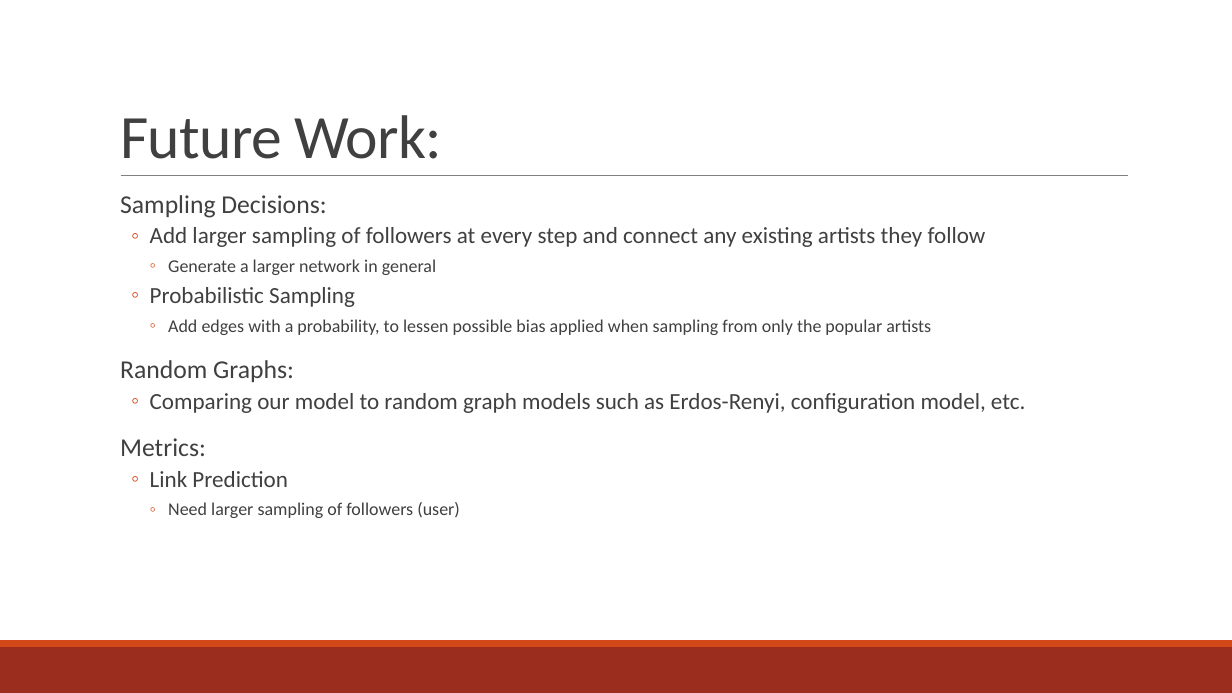
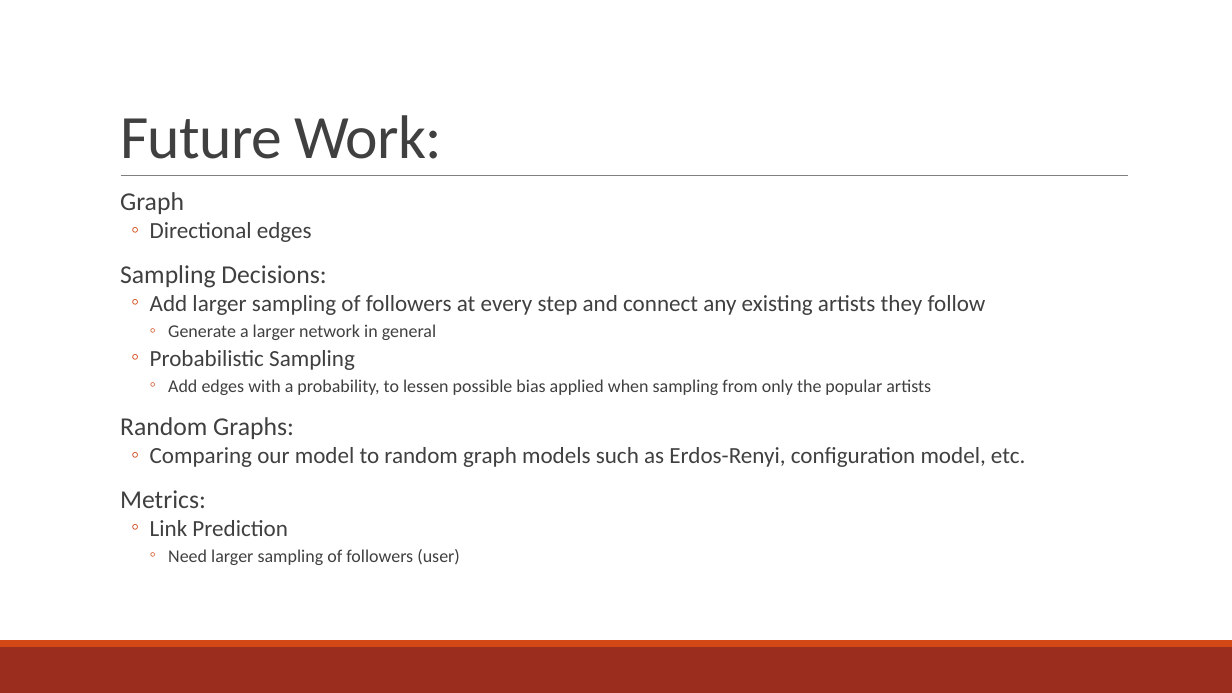
Before and after one commit to godleyanchor/soundcloud_crawler, a slide deck: slide 15 of Presentation.pptx (slide 11 before the commit). Drawn at 1232x693 pixels with LibreOffice and Linux fonts; fonts in the diff are those of the drawing. Boxes give left, top, right and bottom in pixels: in the first picture for what was removed or moved away, otherwise in the second. Text is boxed around its words. In the diff, an @@ line names an element or a change of style, - is before the commit and + after.

```diff
--- a/Presentation.pptx
+++ b/Presentation.pptx
@@ text at bbox=[120, 192, 312, 242]: paragraphs added @@
+  Graph
+  ◦ Directional edges
@@ text at bbox=[120, 265, 1025, 565]: line spacing 0.9 to 0.8 @@
```
Also in this commit, not shown: 1 other slide changed, 4 slides added, 10 other files.
